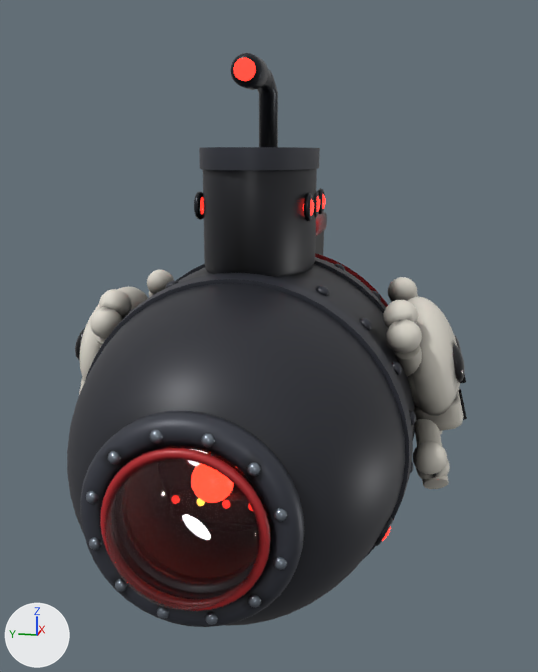
The glTF model public/models/enemy_scout.glb: old version first, new version second.
Before and after are seen from a 50 mm camera at (-3.1, -0.64, 1.09) aimed at (0.17, 0.01, 0.27). Every picture has the same lights, and +X, +Y and +Z are marked at lower left. The picture after the commit comes second. Where no turn or scale is listed for an object, it has been applied to the vertices. Vertices at exactly the same position are counted once.

In view in the first picture: 'enemy_scout_body', 'skull_mark_optional'.
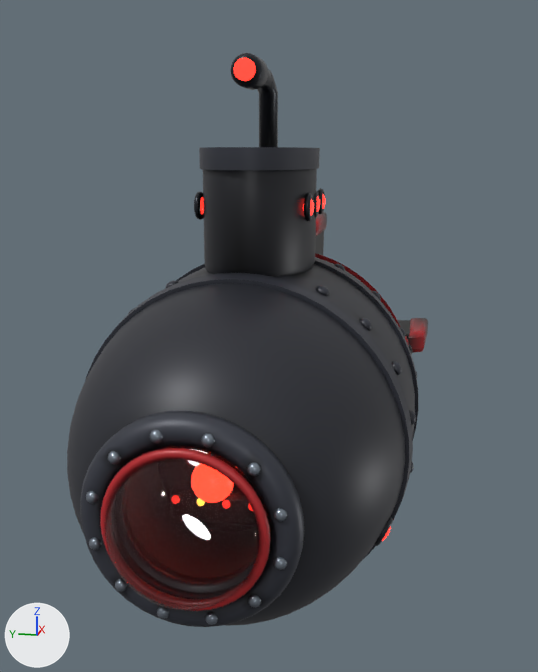
What differs and where, as boxes [x1, y1, x2, y2] in the pictures (538 x 672 px):
'skull_mark_optional', deleted: before [75, 270, 467, 489]
    faces in mat_skull: [79, 270, 464, 489]
    faces in mat_black: [75, 328, 467, 420]
part 1 of me_enemy_scout_body, edited (looks the same): [89, 147, 416, 622] in both

What changed in the scene script:
```text
Change me_enemy_scout_body:
    where me_enemy_scout_body.from_pydata(...)  # 10985 vertices, 21492 faces; spans x -1.37..1.69, y -0.73..0.73, z -0.73..1.44
    used by ob_enemy_scout_body; location = (0.0, 0.0, 0.0)
    me_enemy_scout_body part 1: 4592 kept faces spanning x -1.33..0.86, y -0.67..0.67, z -0.66..1.11 get new vertex colours
Remove ob_skull_mark_optional:
    ob_skull_mark_optional = bpy.data.objects.new('skull_mark_optional', me_skull_mark_optional)
    ob_skull_mark_optional.location = (0.0, 0.0, 0.0)
```
